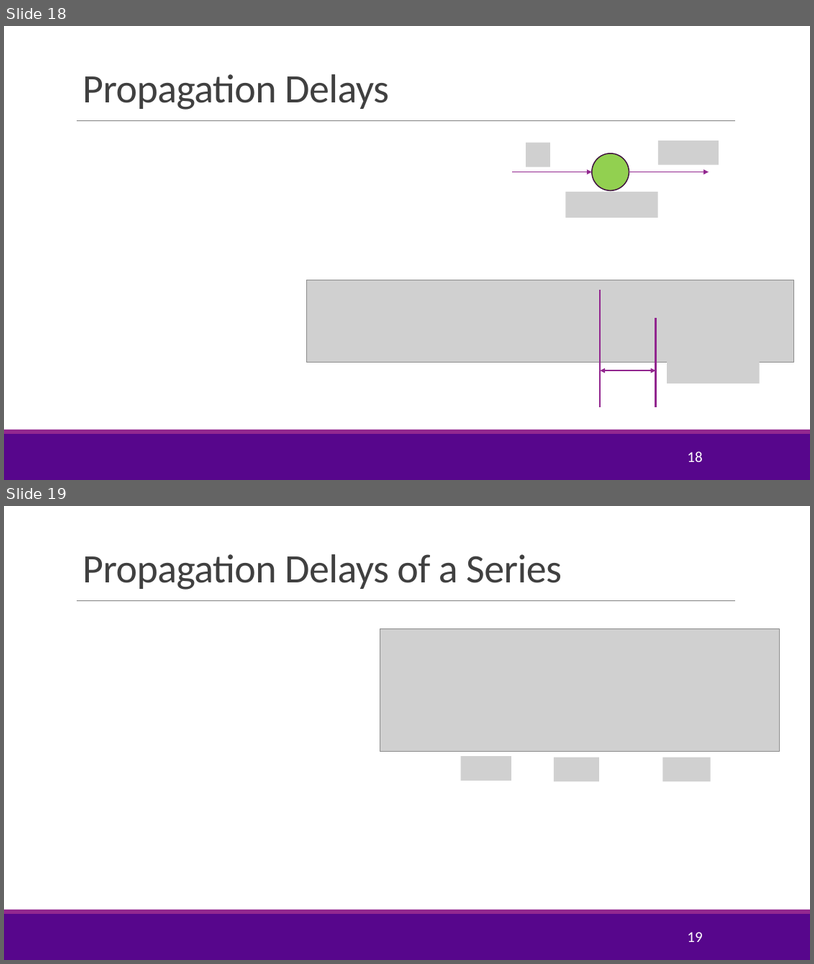
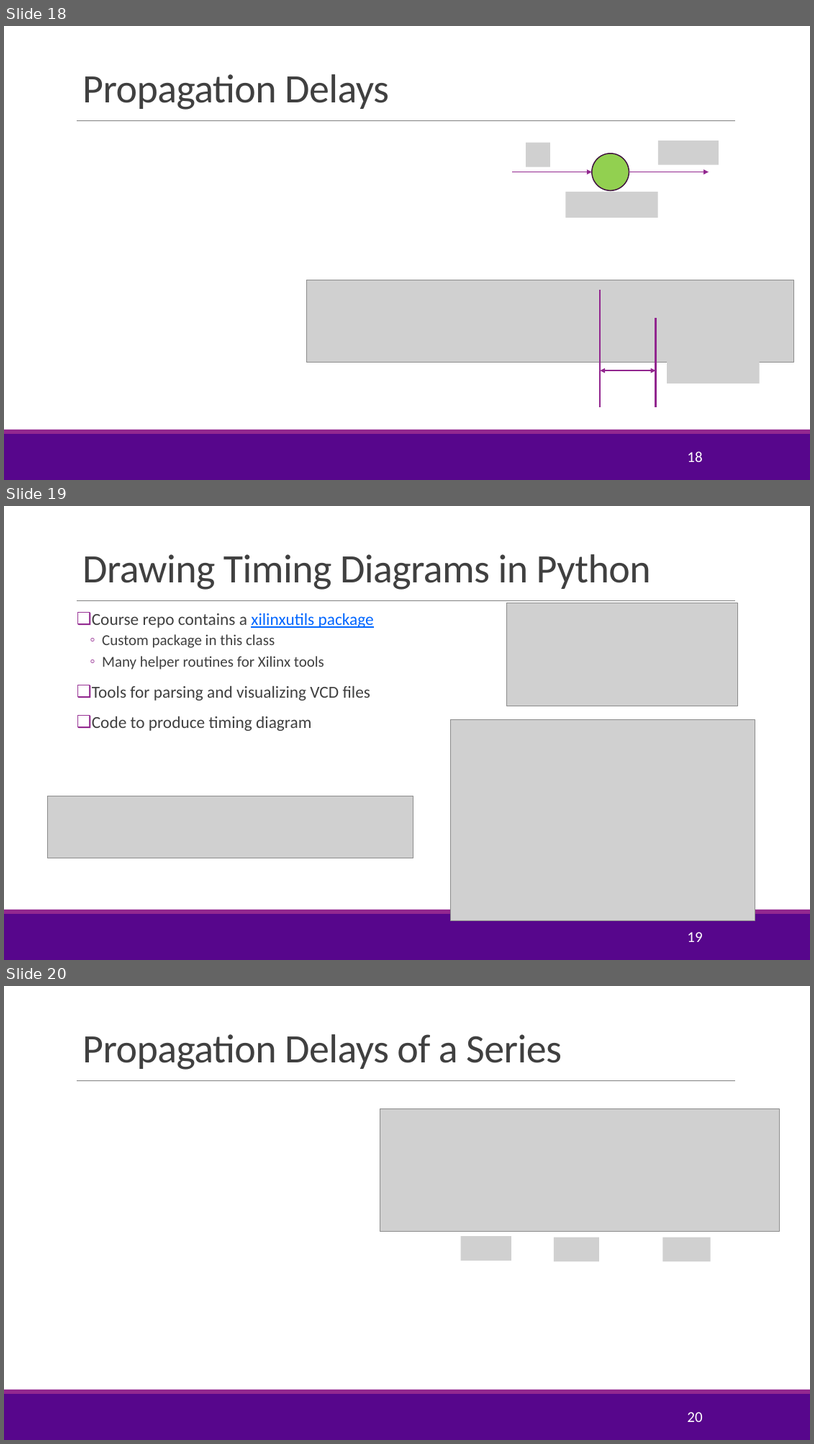
Before and after one commit to sdrangan/hwdesign, a slide deck: units/unit01_basic_logic/basic_logic.pptx. Shown one above the other, each under a label of ours: slides 18 and 19 before the commit, slides 18, 19 and 20 after it. The pictures are 814x964 and 814x1444 pixels, drawn with LibreOffice and Linux fonts; fonts in the diff are those of the drawing; grey boxes stand for pictures; background and template pictures are left out. Boxes give left, top, right and bottom in pixels: in the first picture for what was removed or moved away, otherwise in the second. Text is boxed around its words. In the diff, an @@ line names an element or a change of style, - is before the commit and + after.

```diff
--- a/units/unit01_basic_logic/basic_logic.pptx
+++ b/units/unit01_basic_logic/basic_logic.pptx
@@ slide 19 added at [4, 506, 810, 960], background #FFFFFF; not listed: 3 template elements that a slide beside it also shows @@
@@ title added at [82, 554, 651, 590], 48 pt, text #404040 @@
+Drawing Timing Diagrams in Python
@@ text added at [92, 613, 374, 731], 20 pt, text #404040 @@
+❑ Course repo contains a xilinxutils package
+  ◦ Custom package in this class
+  ◦ Many helper routines for Xilinx tools
+❑ Tools for parsing and visualizing VCD files
+❑ Code to produce timing diagram
@@ picture added at [507, 602, 738, 705] @@
@@ picture added at [451, 720, 756, 921] @@
@@ picture added at [47, 795, 413, 857] @@
@@ page number added at [687, 932, 702, 942], 18 pt, text #FFFFFF @@
+19
@@ what was slide 19 is now slide 20 @@
@@ page number at [687, 1412, 702, 1422]: text changed @@
-19
+20
```
Also in this commit, not shown: 6 slides changed, 9 other slides added, 14 other files.
